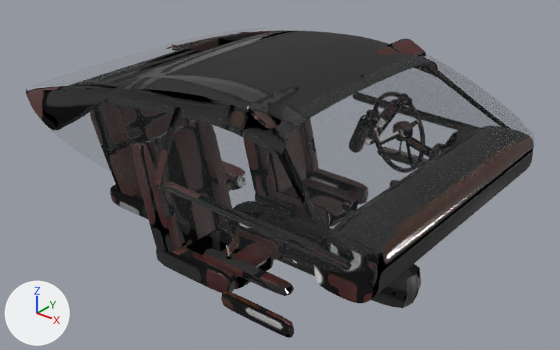
Before and after pictures for a commit that changed the glTF model tools/cars/out/ag_aurelia_cockpit.glb.
Before and after are seen from a camera (50 mm lens) standing at (1.86, -2.74, 2.37) and looking at (-0.35, 0.03, 0.66). Lighting does not change. The marker at lower left points along +X, +Y and +Z. The older version comes first. Where no turn or scale is listed for an object, it has been applied to the vertices. Vertices at exactly the same position are counted once.

Script lines for the objects in view, before the commit:
```python
me_cabin_glass = bpy.data.meshes.new('cabin_glass')
me_cabin_glass.from_pydata(...)  # 2032 vertices, 4048 faces; spans x -1.0..1.0, y -0.7..0.7, z -0.19..0.19
me_cabin_glass.materials.append(mat_clearglass)  # dark grey #45484b
me_cockpit_shell = bpy.data.meshes.new('cockpit_shell')
me_cockpit_shell.from_pydata(...)  # 8830 vertices, 17396 faces; spans x -1.14..1.14, y -0.76..0.76, z -0.55..0.55
# faces by material slot: [16672, 608, 116]
me_cockpit_shell.materials.append(mat_cockpit)
me_cockpit_shell.materials.append(mat_gauges)
me_cockpit_shell.materials.append(mat_mirrorglass)  # light grey #ced1d7
me_window_r = bpy.data.meshes.new('window_R')
me_window_r.from_pydata(...)  # 462 vertices, 920 faces; spans x -1.0..1.0, y -0.21..0.21, z -0.4..0.4
me_window_r.materials.append(mat_clearglass)  # dark grey #45484b
ob_cabin_glass = bpy.data.objects.new('cabin_glass', me_cabin_glass)
ob_cabin_glass.parent = ob_cockpit
ob_cabin_glass.location = (-0.463, 0.0, 1.075)
ob_cabin_glass.scale = (1.13, 1.13, 1.13)
ob_cockpit_shell = bpy.data.objects.new('cockpit_shell', me_cockpit_shell)
ob_cockpit_shell.location = (-0.477, 0.0, 0.77)
ob_window_r = bpy.data.objects.new('window_R', me_window_r)
ob_window_r.parent = ob_cockpit
ob_window_r.location = (0.138, -0.71, 1.003)
ob_window_r.scale = (0.518, 0.518, 0.518)
```
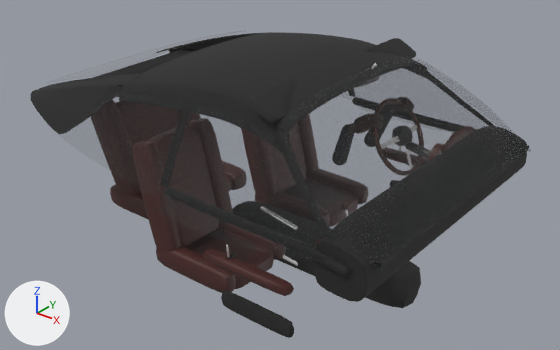
Where the newer file only moved an object's origin or applied its transform, the numbers keep the older frame.

What differs and where, as boxes [x1, y1, x2, y2] in the pictures (560 x 350 px; the box of a moved part takes in the faces that stretch with it):
'cabin_glass', moved, rescaled: before [32, 27, 535, 265]; after [46, 30, 531, 272]
'cockpit_shell', reshaped: before [26, 31, 534, 338]; after [31, 32, 529, 338]
'window_R', moved: before [151, 108, 368, 272]; after [156, 103, 378, 270]
part 1 of me_cockpit_shell, moved or reshaped: before [155, 107, 182, 184]; after [162, 102, 193, 186]
part 2 of me_cockpit_shell, added: after [272, 123, 382, 265]
part 3 of me_cockpit_shell, moved or reshaped: before [26, 31, 534, 303]; after [31, 32, 527, 302]
part 4 of me_cockpit_shell, surface changed: before [68, 49, 532, 338]; after [100, 48, 527, 338]

Patch to the scene script:
```diff
--- a/tools/cars/out/ag_aurelia_cockpit.glb.py
+++ b/tools/cars/out/ag_aurelia_cockpit.glb.py
@@ me_cockpit_shell @@
 # used by ob_cockpit_shell; location = (-0.477, 0.0, 0.77)
-me_cockpit_shell.from_pydata(...)  # 8830 vertices, 17396 faces; spans x -1.14..1.14, y -0.76..0.76, z -0.55..0.55
+me_cockpit_shell.from_pydata(...)  # 8830 vertices, 17396 faces; spans x -1.14..1.14, y -0.74..0.74, z -0.55..0.56
+# me_cockpit_shell part 1: the loose piece of 54 vertices spanning x 0.07..0.11, y -0.76..-0.6, z 0.13..0.43 is scaled about its middle by (1, 1.16, 1.09), then moved by (0.0, 0.05, -0.01)
+# me_cockpit_shell part 2: a new loose piece of 230 vertices spanning x 0.55..1.14, y -0.69..-0.52, z 0.07..0.45, in mat_cockpit
+# me_cockpit_shell part 3: 772 vertices moved from x -0.91..1.14, y -0.74..0.74, z -0.32..0.53 to x -0.91..1.12, y -0.74..0.74, z -0.32..0.53; 2714 vertices removed from x -1.14..1.14, y -0.74..0.74, z -0.15..0.55; 2312 vertices added at x -1.14..1.12, y -0.74..0.74, z -0.15..0.56
+# me_cockpit_shell part 4: 9452 kept faces spanning x -0.98..1.12, y -0.74..0.74, z -0.55..0.49 get new texture (UV) coordinates
+# other edits to the shape of me_cockpit_shell do not show in these pictures
 me_cockpit_shell.materials.append(mat_cockpit)
@@ ob_cabin_glass @@
 ob_cabin_glass.parent = ob_cockpit
-ob_cabin_glass.location = (-0.463, 0.0, 1.075)
+ob_cabin_glass.location = (-0.456, 0.0, 1.067)
 ob_cabin_glass.scale = (1.13, 1.13, 1.13)
@@ ob_window_r @@
 ob_window_r.parent = ob_cockpit
-ob_window_r.location = (0.138, -0.71, 1.003)
+ob_window_r.location = (0.138, -0.665, 0.994)
 ob_window_r.scale = (0.518, 0.518, 0.518)
```
